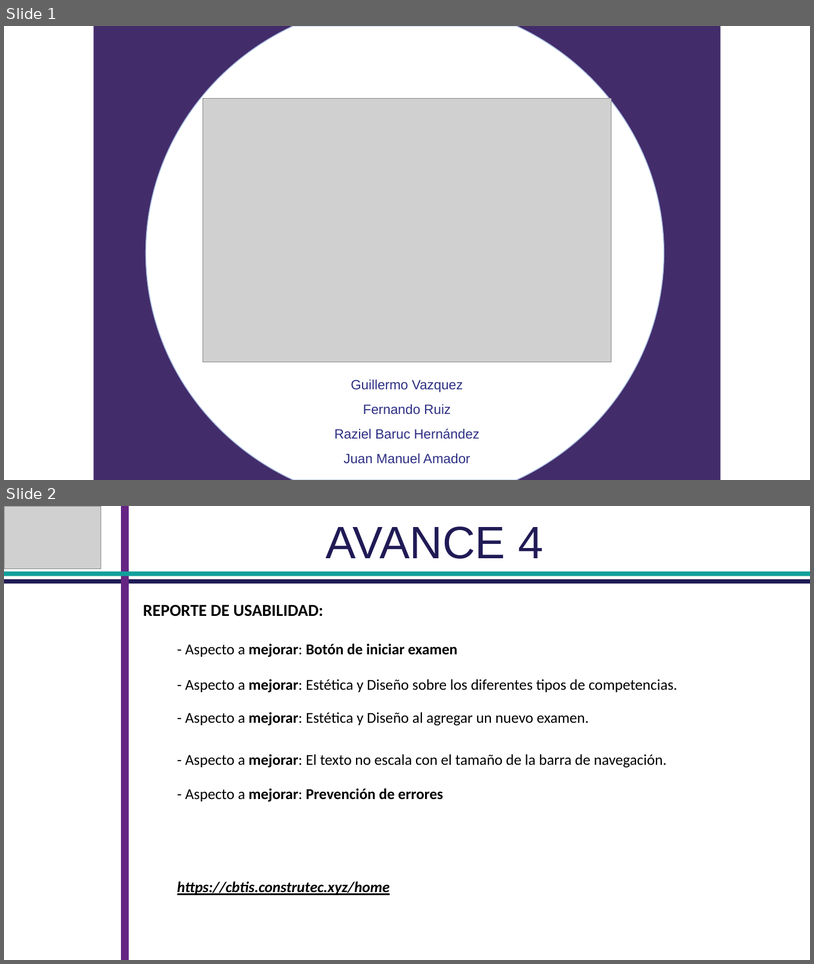
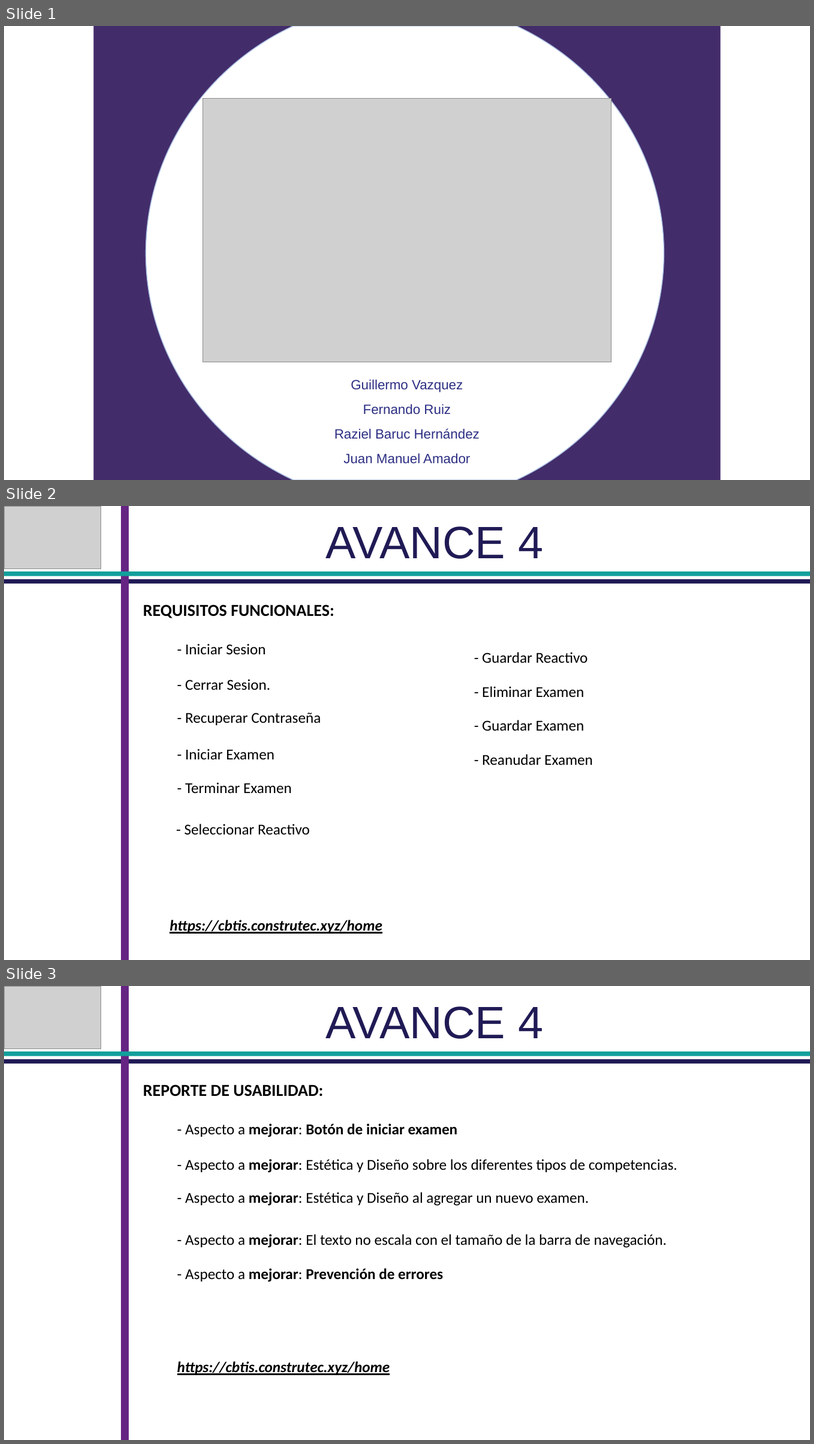
Before and after one commit to TheMindBreaker/DAW2020, a slide deck: Presentacion entrega 4/Entrega4_Presentacion.pptx. Shown one above the other, each under a label of ours: slides 1 and 2 before the commit, slides 1, 2 and 3 after it. The pictures are 814x964 and 814x1444 pixels, drawn with LibreOffice and Linux fonts; fonts in the diff are those of the drawing; grey boxes stand for pictures; background and template pictures are left out. Boxes give left, top, right and bottom in pixels: in the first picture for what was removed or moved away, otherwise in the second. Text is boxed around its words. In the diff, an @@ line names an element or a change of style, - is before the commit and + after.

Commit message:
Modificacion de presentacion

```diff
--- a/Presentacion entrega 4/Entrega4_Presentacion.pptx
+++ b/Presentacion entrega 4/Entrega4_Presentacion.pptx
@@ slide 2 added at bbox=[4, 506, 810, 960], background #FFFFFF @@
@@ picture added at bbox=[4, 506, 101, 569] @@
@@ rectangle added at bbox=[122, 506, 129, 960], fill #662583 @@
@@ text added at bbox=[326, 526, 543, 559], 54 pt, text #201A55 @@
+AVANCE 4
@@ rectangle added at bbox=[4, 571, 810, 576], fill #12A09B @@
@@ rectangle added at bbox=[4, 579, 810, 583], fill #201A55 @@
@@ text added at bbox=[143, 604, 335, 618], 20 pt, text #000000, bold @@
+REQUISITOS FUNCIONALES:
@@ text added at bbox=[185, 643, 266, 654], 18 pt, text #000000 @@
+- Iniciar Sesion
@@ text added at bbox=[482, 652, 588, 663], 18 pt, text #000000 @@
+- Guardar Reactivo
@@ text added at bbox=[185, 679, 271, 690], 18 pt, text #000000 @@
+- Cerrar Sesion.
@@ text added at bbox=[482, 686, 585, 697], 18 pt, text #000000 @@
+- Eliminar Examen
@@ text added at bbox=[185, 712, 321, 725], 18 pt, text #000000 @@
+- Recuperar Contraseña
@@ text added at bbox=[482, 720, 585, 731], 18 pt, text #000000 @@
+- Guardar Examen
@@ text added at bbox=[185, 748, 275, 760], 18 pt, text #000000 @@
+- Iniciar Examen
@@ text added at bbox=[482, 754, 593, 765], 18 pt, text #000000 @@
+- Reanudar Examen
@@ text added at bbox=[185, 782, 292, 793], 18 pt, text #000000 @@
+- Terminar Examen
@@ text added at bbox=[185, 823, 310, 834], 18 pt, text #000000 @@
+- Seleccionar Reactivo
@@ text added at bbox=[170, 919, 383, 933], 18 pt, text #000000, bold, italic, underline @@
+https://cbtis.construtec.xyz/home
@@ what was slide 2 is now slide 3 @@
```
